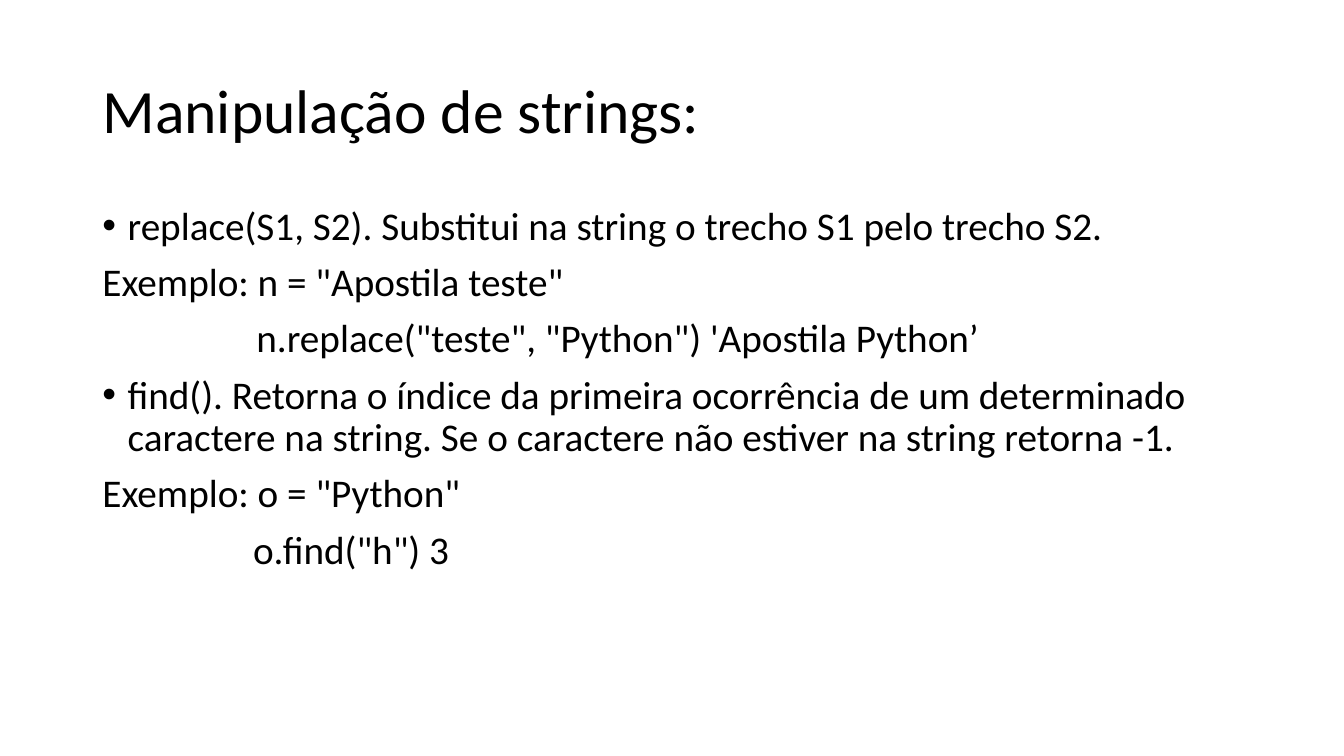
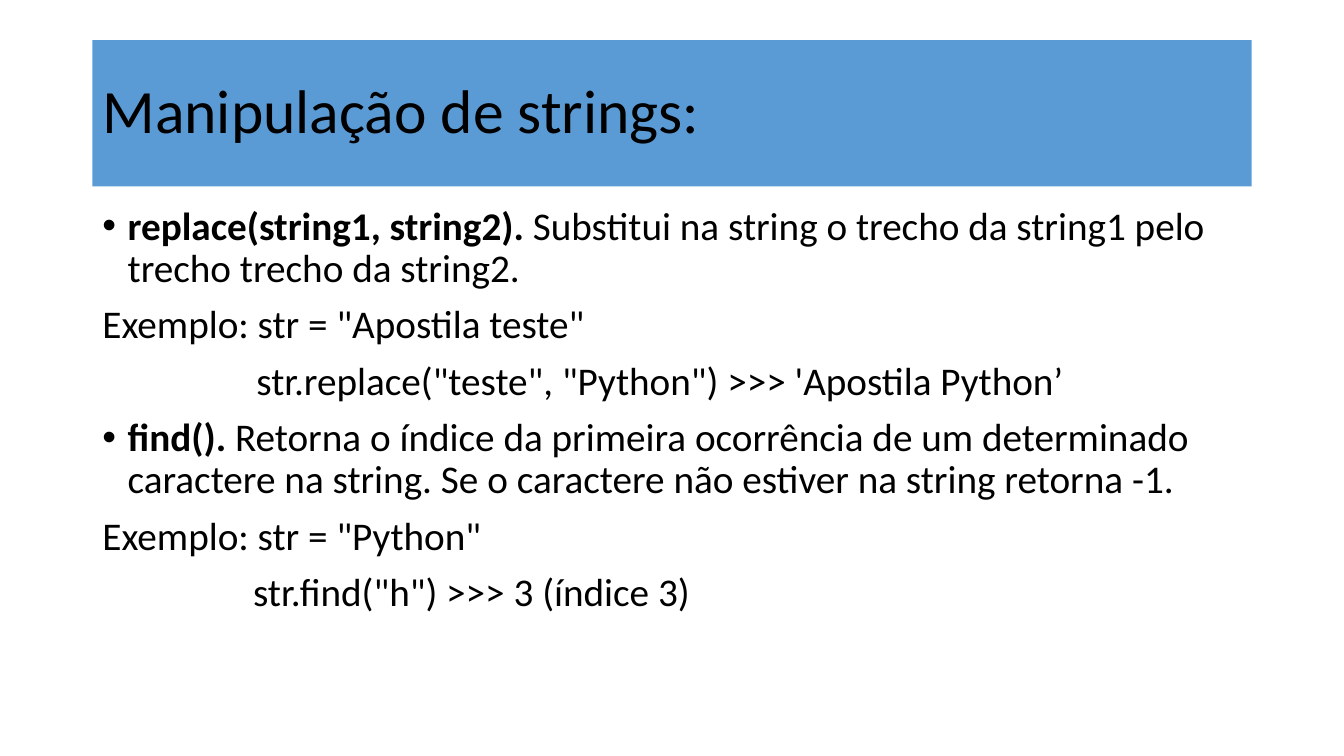
Before and after one commit to dourivaljunior/Curso-de-Python, a slide deck: slide 7 of aula 03 python.pptx. Drawn at 1344x756 pixels with LibreOffice and Linux fonts; fonts in the diff are those of the drawing. Boxes give left, top, right and bottom in pixels: in the first picture for what was removed or moved away, otherwise in the second. Text is boxed around its words. In the diff, an @@ line names an element or a change of style, - is before the commit and + after.

```diff
--- a/aula 03 python.pptx
+++ b/aula 03 python.pptx
@@ title "Manipulação de strings:": place and size @@
-title "Manipulação de strings:" at bbox=[102, 90, 699, 144]
+title "Manipulação de strings:" at bbox=[93, 40, 1252, 187]
@@ title "Manipulação de strings:" at bbox=[93, 40, 1252, 187]: fill none to #5B9BD5 @@
@@ text at bbox=[102, 211, 1205, 402]: text changed @@
-• replace(S1, S2). Substitui na string o trecho S1 pelo trecho S2.
-Exemplo: n = "Apostila teste"
-n.replace("teste", "Python") 'Apostila Python’
+• replace(string1, string2). Substitui na string o trecho da string1 pelo trecho trecho da string2.
+Exemplo: str = "Apostila teste"
+str.replace("teste", "Python") >>> 'Apostila Python’
@@ text at bbox=[128, 422, 1188, 500]: bold on in "find()." @@
@@ text at bbox=[102, 522, 690, 612]: text changed @@
-Exemplo: o = "Python"
-o.find("h") 3
+Exemplo: str = "Python"
+str.find("h") >>> 3 (índice 3)
```
Also in this commit, not shown: 45 other slides changed, 13 slides added, 3 slides removed.
